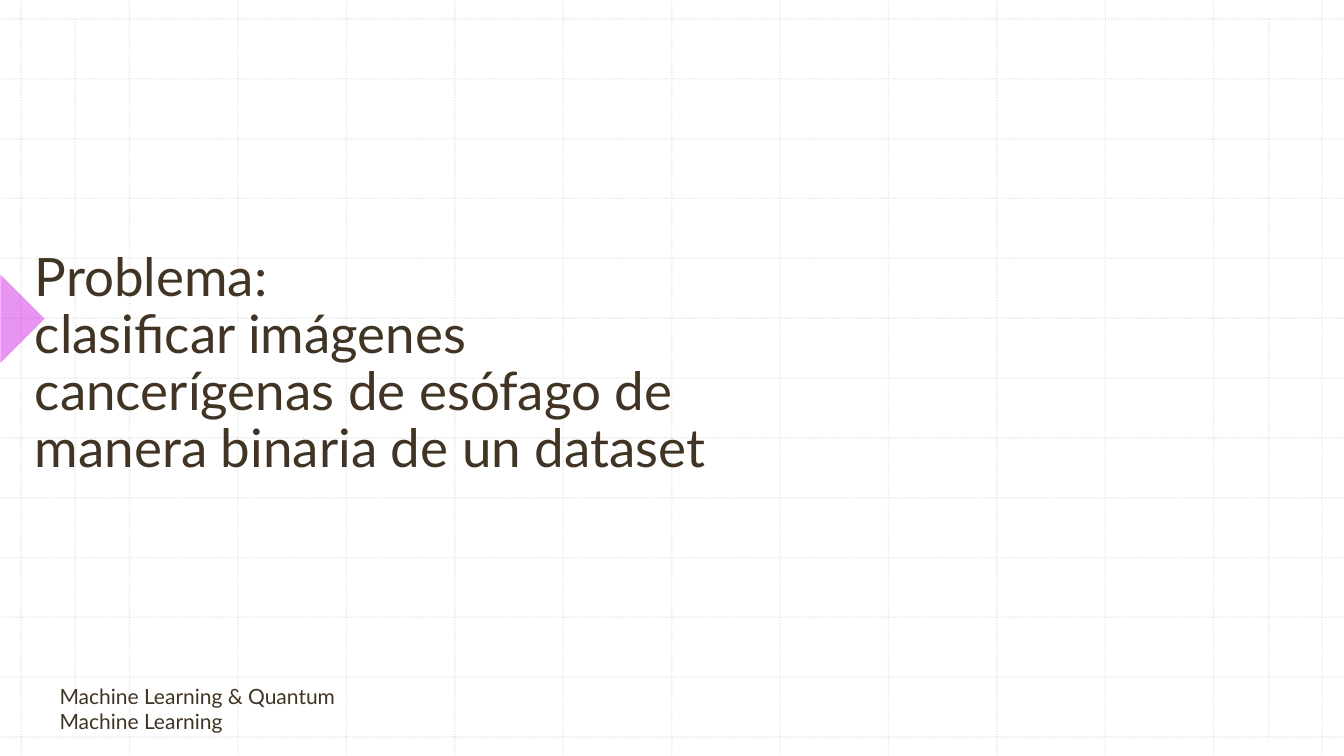
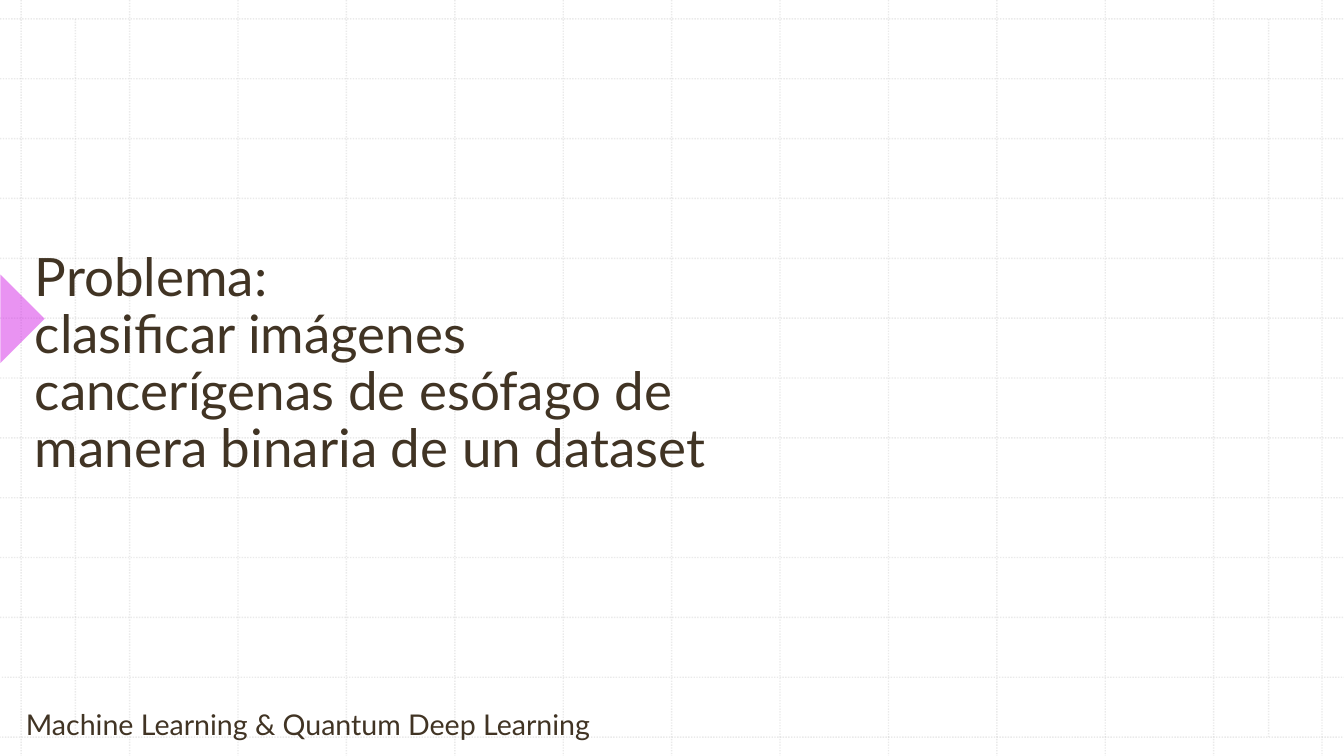
Before and after one commit to contepablod/QCNNCancerBinaryClassifier, a slide deck: slide 2 of Clasificador Cancerígeno por Imagenes.pptx (slide 3 before the commit). Drawn at 1344x756 pixels with LibreOffice and Linux fonts; fonts in the diff are those of the drawing; background and template pictures are left out. Boxes give left, top, right and bottom in pixels: in the first picture for what was removed or moved away, otherwise in the second. Text is boxed around its words. In the diff, an @@ line names an element or a change of style, - is before the commit and + after.

```diff
--- a/Clasificador Cancerígeno por Imagenes.pptx
+++ b/Clasificador Cancerígeno por Imagenes.pptx
@@ text at [26,714,590,740]: text changed; size 15 to 20.4 pt @@
-Machine Learning & Quantum Machine Learning
+Machine Learning & Quantum Deep Learning
```
Also in this commit, not shown: 9 other slides changed, 1 slide added, 1 slide removed, 2 other files.
